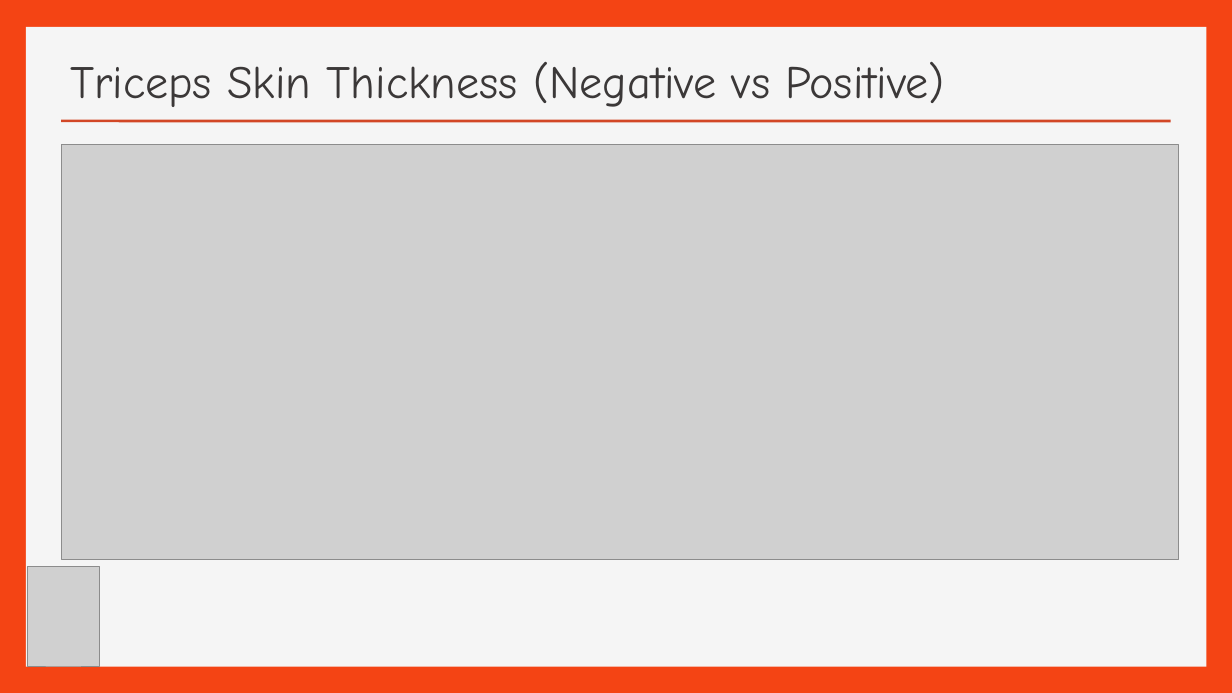
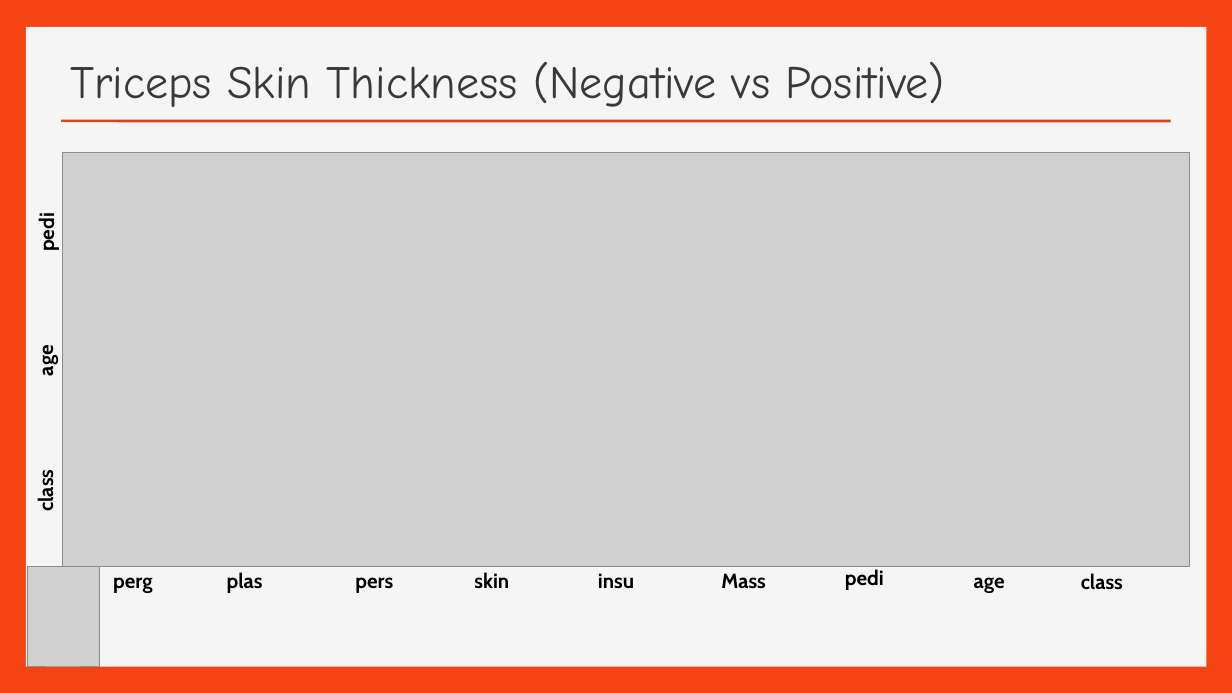
Before and after one commit to efreier12/Final-Project, a slide deck: slide 15 of Pima Indian Diabetes ( Final Project).ppt. Drawn at 1232x693 pixels with LibreOffice and Linux fonts; fonts in the diff are those of the drawing; grey boxes stand for pictures; background and template pictures are left out. Boxes give left, top, right and bottom in pixels: in the first picture for what was removed or moved away, otherwise in the second. Text is boxed around its words. In the diff, an @@ line names an element or a change of style, - is before the commit and + after.

```diff
--- a/Pima Indian Diabetes ( Final Project).ppt
+++ b/Pima Indian Diabetes ( Final Project).ppt
@@ picture: place and size @@
-picture at box(61, 144, 1178, 559)
+picture at box(62, 152, 1190, 567)
@@ text added at box(34, 218, 59, 250), 16 pt, text #000000, bold @@
+pedi
@@ text added at box(33, 348, 58, 375), 16 pt, text #000000, bold @@
+age
@@ text added at box(33, 474, 58, 511), 16 pt, text #000000, bold @@
+class
@@ group added at box(113, 569, 1123, 593): 9 texts @@
+perg
+plas
+pers
+skin
+insu
+Mass
+pedi
+age
+class
```
Also in this commit, not shown: 4 other slides changed, 4 slides added, 4 slides removed.
